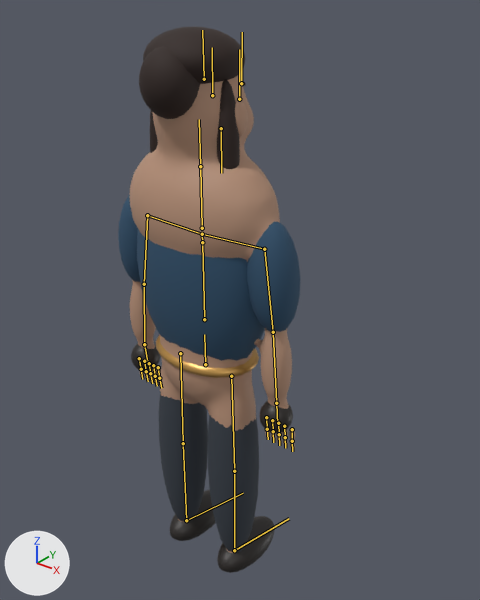
The glTF model SYSTEM-WORLD/assets/characters/SYSTEM_Humanoid_Female.glb, before and after one commit.
Both versions are drawn from a 50 mm lens placed at (1.359, -1.505, 2.174), pointed at (-0.002, 0.196, 1.12). The axes (+X, +Y, +Z) are drawn at lower left. The lights are the same throughout. The picture after the commit comes second. The bones that change, and the others that lie on the model, are drawn over the model as lines.

The first picture shows 'SYSTEM_Humanoid_Female_Belt.001', 'SYSTEM_Humanoid_Female_Body', 'SYSTEM_Humanoid_Female_Boots', 'SYSTEM_Humanoid_Female_Hair', 'SYSTEM_Humanoid_Female_Hands', 'SYSTEM_Humanoid_Female_Jacket.001', 'SYSTEM_Humanoid_Female_Trousers.002' and 1 more.
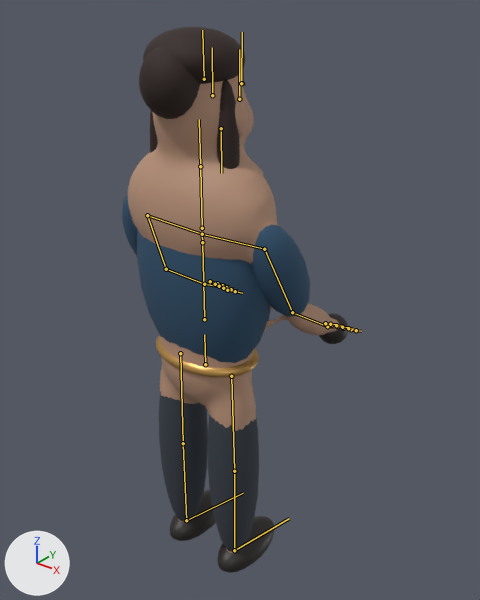
The newer file adds an action. The first version stands in its rest pose; the second is drawn at frame 10 of the action 'Block_Animation'.

What differs and where, as boxes [x1, y1, x2, y2] in the pictures (480 x 600 px):
'SYSTEM_Humanoid_Female_Body', posed (30% wider)
    before: [130, 75, 292, 553]
    after: [128, 75, 339, 553]
'SYSTEM_Humanoid_Female_Jacket.001', posed
    before: [118, 194, 301, 361]
    after: [122, 194, 310, 363]
'SYSTEM_Humanoid_Female_Boots', posed
    before: [131, 344, 293, 573]
    after: [170, 313, 348, 573]
'SYSTEM_Humanoid_Female_Hands', posed (mostly hidden afterwards)
    before: [140, 367, 295, 451]
    after: [348, 326, 361, 333]
bone 'upper_arm.L', root to tip
    before: (147, 215) to (144, 284)
    after: (147, 215) to (166, 269)
bone 'forearm.L', root to tip
    before: (144, 284) to (144, 344)
    after: (166, 269) to (204, 284)
bone 'upper_arm.R', root to tip
    before: (264, 249) to (273, 332)
    after: (264, 249) to (292, 312)
bone 'forearm.R', root to tip
    before: (273, 332) to (276, 403)
    after: (292, 312) to (327, 326)

The edits, one by one:
Bone 'upper_arm.L' (bone_upper_arm_l) turns from (0, 0, 0) to (-24, 0, 0) degrees about its own x, y and z.
Bone 'forearm.L' (bone_forearm_l) turns from (0, 0, 0) to (-33, 0, 0) degrees about its own x, y and z.
Bone 'upper_arm.R' (bone_upper_arm_r) turns from (0, 0, 0) to (-24, 0, 0) degrees about its own x, y and z.
Bone 'forearm.R' (bone_forearm_r) turns from (0, 0, 0) to (-33, 0, 0) degrees about its own x, y and z.
